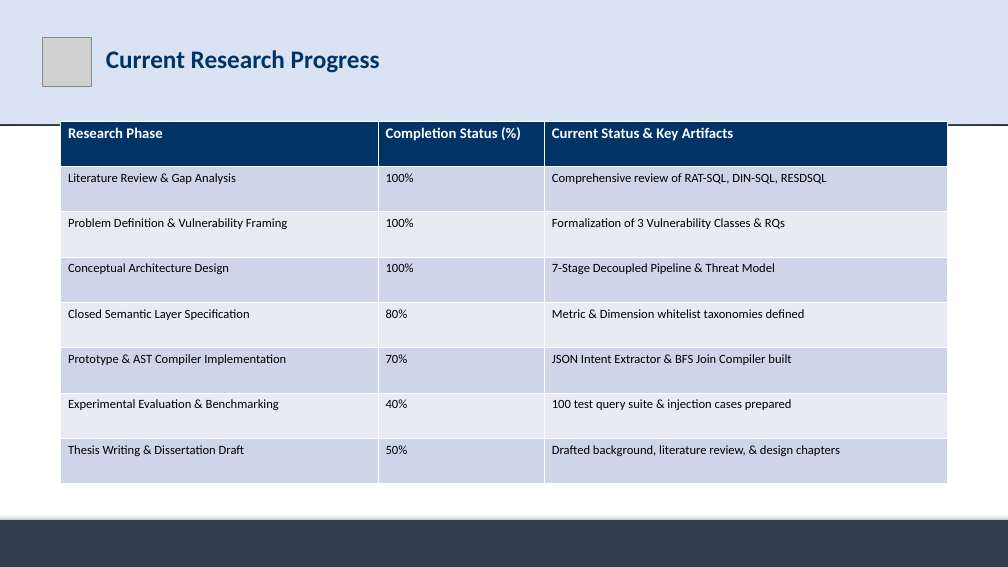
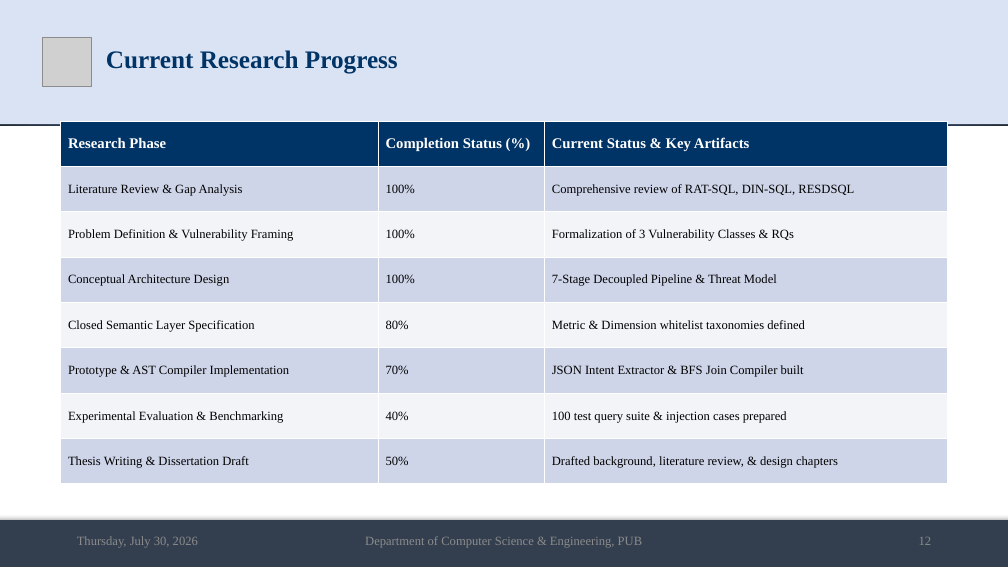
Before and after one commit to md-riaz/AEGIS-Research, a slide deck: slide 12 of docs/scripts/Md_Riaz_Mid_Defense_Final_0322310105101024.pptx. Drawn at 1008x567 pixels with LibreOffice and Linux fonts; fonts in the diff are those of the drawing; grey boxes stand for pictures. Boxes give left, top, right and bottom in pixels: in the first picture for what was removed or moved away, otherwise in the second. Text is boxed around its words. In the diff, an @@ line names an element or a change of style, - is before the commit and + after.

Commit message:
feat(presentation): fix template compliance and redesign mid-defense deck
Template compliance (docs/scripts/generate_riaz_presentation.py):
- Apply Times New Roman across every run to match the university
  template's typography instead of the default theme font.
- Clone the template's Date/Footer/SlideNumber placeholders onto every
  content slide (they were defined on the layout but never populated).
- Add the department/university affiliation line and supervisor credit
  (Mst. Sahela Rahman) to the title slide.
- Recolor the architecture diagram's accent green to the theme's
  actual accent6 (#70AD47).

Visual redesign:
- Rebuild the title slide layout: eyebrow line below the logo, title
  centered in the header band, presenter block spaced out in the white
  area below (previously all cramped into one dense paragraph).
- Rewrite add_bullet_text to render real typographic hierarchy -
  bold section headers, bold "Label:" lead-ins split from their
  descriptions, italic sub-detail lines, and monospace styling for the
  JSON snippet - replacing the old flat wall-of-text look.
- Add table styling helper (vertical-center, margins, zebra rows)
  across all four data tables.
- Center the 7-stage pipeline diagram and its legend on the slide, and
  fix an awkward mid-word wrap on stage 1's label.
- Swap "exhibit" for plainer student wording.

Regenerated the .pptx and re-rendered slides_rendered/*.PNG via
PowerPoint COM for the updated deck.

```diff
--- a/docs/scripts/Md_Riaz_Mid_Defense_Final_0322310105101024.pptx
+++ b/docs/scripts/Md_Riaz_Mid_Defense_Final_0322310105101024.pptx
@@ title "Current Research Progress" at <box>106,50,398,74</box>: font Calibri to Times New Roman @@
@@ table at <box>60,121,948,484</box> @@
@@ fill #E9EBF5 to #F2F4F8 in 9 cells @@
@@ font Calibri to Times New Roman @@
@@ text added at <box>77,536,198,548</box>, 12 pt, text #8C8C8C @@
+Thursday, July 30, 2026
@@ text added at <box>365,536,642,548</box>, 12 pt, text #8C8C8C @@
+Department of Computer Science & Engineering, PUB
@@ text added at <box>919,537,932,545</box>, 12 pt, text #8C8C8C @@
+12
```
Also in this commit, not shown: 17 other slides changed, 19 other files.
